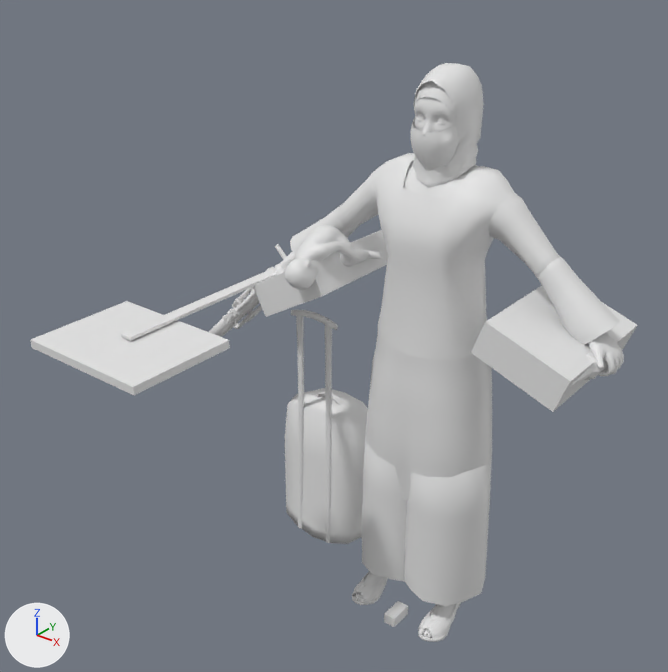
A saved change to the COLLADA model objects3d/civilian3_arab.dae.
Both versions are drawn from a 50 mm lens placed at (21.5, -30.5, 35.6), pointed at (-3.9, 1.2, 15.9). The axes (+X, +Y, +Z) are drawn at lower left. The lights are the same throughout. Where no turn or scale is listed for an object, it has been applied to the vertices. Vertices at the same position are counted once.

Objects in the first picture: 'Handbag', 'Head1', 'LowArm2', 'LowLeg1', 'LowLeg2', 'ProtestSign', 'ShoppingBag', 'SittingBaby', 'UpArm2', 'UpBody', 'center', 'trolley'.
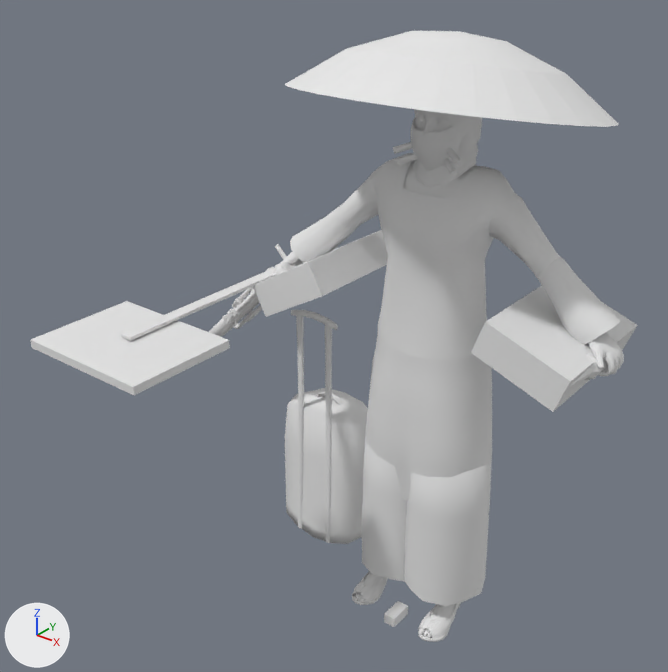
Boxes [x1, y1, x2, y2] around the edits, measured in the pictures (668 x 672 px):
'Umbrella1', added
    after: [351, 32, 618, 127]
'Umbrella002', added
    after: [285, 31, 458, 100]
'SittingBaby', reshaped (not visible afterwards)
    before: [285, 225, 383, 290]
'MilitiaMask002', added
    after: [393, 125, 463, 177]
part 1 of me_sittingbabymesh, deleted
    before: [285, 225, 383, 290]

Patch to the scene script:
```diff
--- a/objects3d/civilian3_arab.dae.py
+++ b/objects3d/civilian3_arab.dae.py
@@ me_sittingbabymesh @@
 # used by ob_sittingbaby; location = (-5.29, 3.4, 19.1)
-me_sittingbabymesh.from_pydata(...)  # 2644 vertices, 5283 faces; spans x -1.42..1.43, y -3.84..1.83, z -1.45..1.56
+me_sittingbabymesh.from_pydata(...)  # 8 vertices, 12 faces; spans x -0.83..-0.57, y 1.15..1.39, z 0.88..1.16
+# me_sittingbabymesh part 1: 2644 vertices removed from x -1.42..1.43, y -3.84..1.83, z -1.45..1.56
+# me_sittingbabymesh part 2: the surface is now shaded flat
 me_sittingbabymesh.materials.append(mat_material__0)
@@ me_umbrella002mesh @@
+me_umbrella002mesh.from_pydata(...)  # 85 vertices, 140 faces; spans x -7.16..7.16, y -7.05..7.05, z -1.24..3.09
+me_umbrella002mesh.materials.append(mat_material__1)  # its picture is missing
@@ me_umbrella1mesh @@
+me_umbrella1mesh.from_pydata(...)  # 85 vertices, 140 faces; spans x -7.16..7.16, y -7.05..7.05, z -1.24..3.09
+me_umbrella1mesh.materials.append(mat_material__1)  # its picture is missing
@@ me_militiamask002mesh @@
+me_militiamask002mesh.from_pydata(...)  # 146 vertices, 249 faces; spans x -1.75..1.8, y -2.22..-0.74, z -1.92..0.42
+me_militiamask002mesh.materials.append(mat_material__1)  # its picture is missing
@@ ob_umbrella002 @@
+ob_umbrella002 = bpy.data.objects.new('Umbrella002', me_umbrella002mesh)
+ob_umbrella002.location = (-0.21, 4.58, 27.1)
@@ ob_umbrella1 @@
+ob_umbrella1 = bpy.data.objects.new('Umbrella1', me_umbrella1mesh)
+ob_umbrella1.location = (-0.06, 4.58, 27.1)
@@ ob_militiamask002 @@
+ob_militiamask002 = bpy.data.objects.new('MilitiaMask002', me_militiamask002mesh)
+ob_militiamask002.location = (-0.11, 4.85, 26.18)
```
